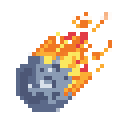
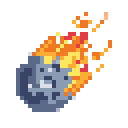
Comparing the layer stacks of the two 128×128 images. Changes:
added layer "meteorite_3" above "meteorite_2" over [20,48,112,104]
added layer "meteorite_2" above "meteorite_1" over [20,52,96,104]
added layer "meteorite_1" above "meteorite_0" over [20,48,112,104]
renamed "Layer 1" to "meteorite_0", masked it over [20,48,112,104]
